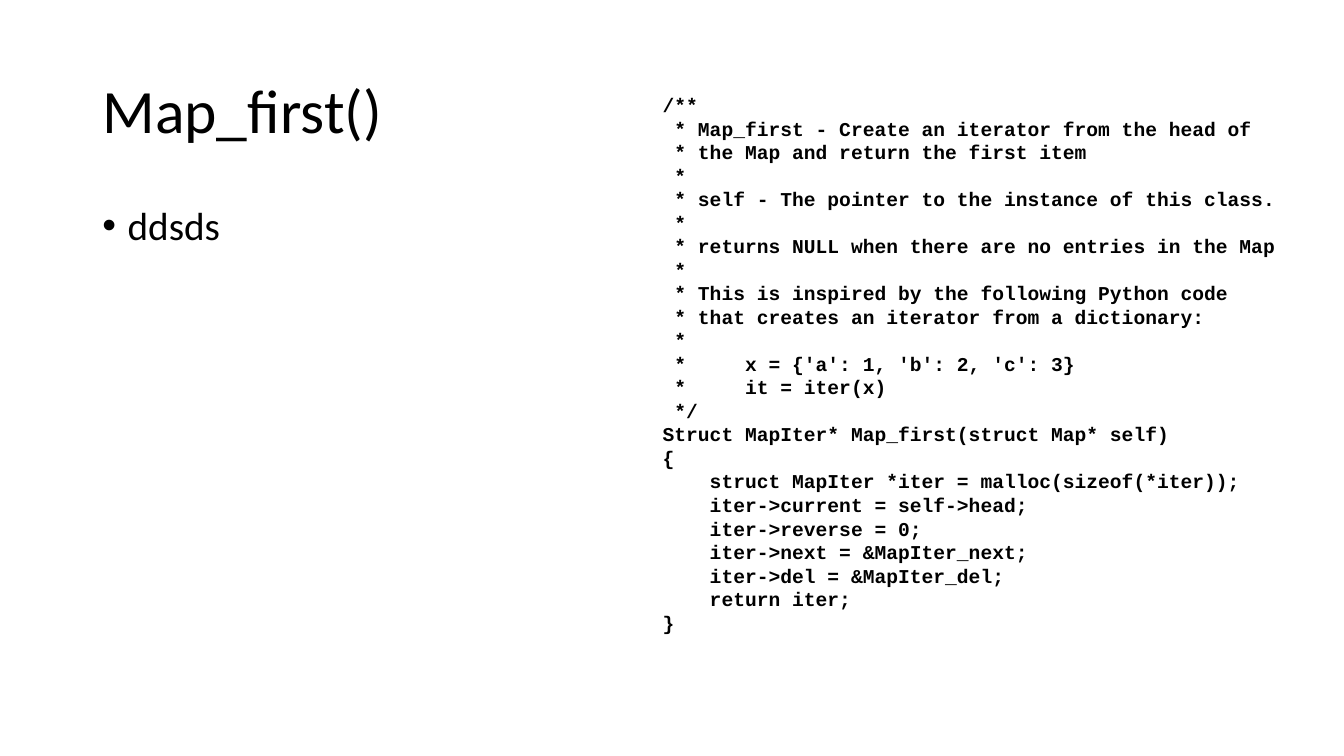
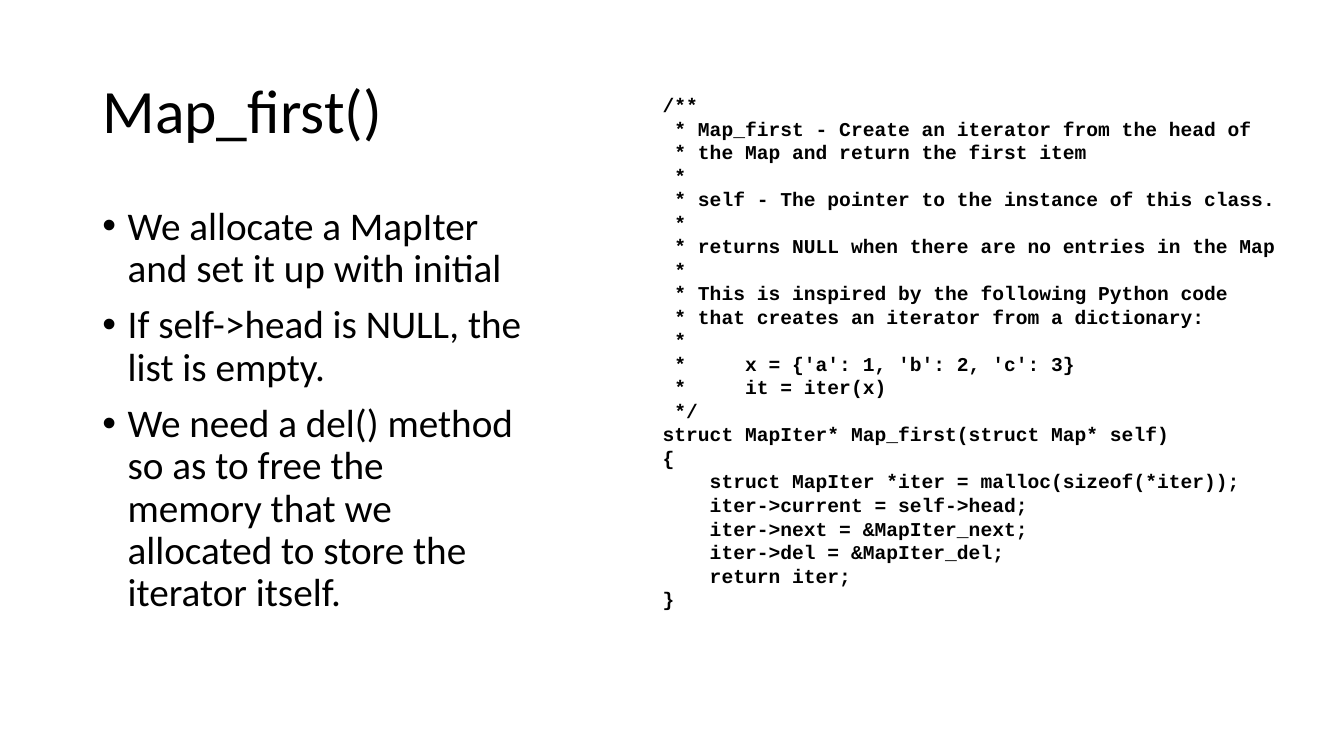
Before and after one commit to csev/cc4e, a slide deck: slide 38 of lectures/CC-04-Maps.pptx. Drawn at 1344x756 pixels with LibreOffice and Linux fonts; fonts in the diff are those of the drawing. Boxes give left, top, right and bottom in pixels: in the first picture for what was removed or moved away, otherwise in the second. Text is boxed around its words. In the diff, an @@ line names an element or a change of style, - is before the commit and + after.

```diff
--- a/lectures/CC-04-Maps.pptx
+++ b/lectures/CC-04-Maps.pptx
@@ text at bbox=[128, 212, 521, 607]: text changed @@
-• ddsds
+• We allocate a MapIter and set it up with initial
+• If self->head is NULL, the list is empty.
+• We need a del() method so as to free the memory that we allocated to store the iterator itself.
@@ text at bbox=[663, 428, 1169, 445]: text changed @@
-Struct MapIter* Map_first(struct Map* self)
+struct MapIter* Map_first(struct Map* self)
@@ text at bbox=[710, 522, 922, 540]: paragraph removed @@
-iter->reverse = 0;
```
Also in this commit, not shown: 17 other slides changed, 1 slide removed.
